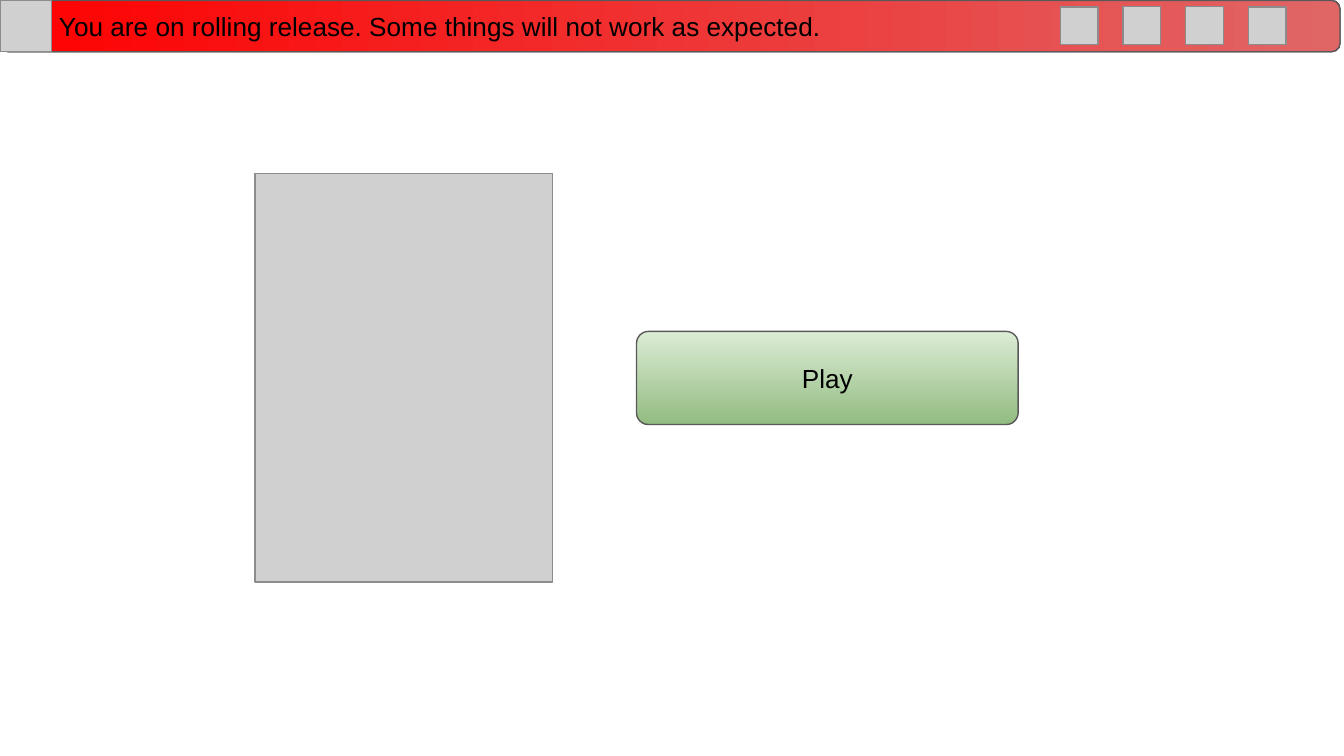
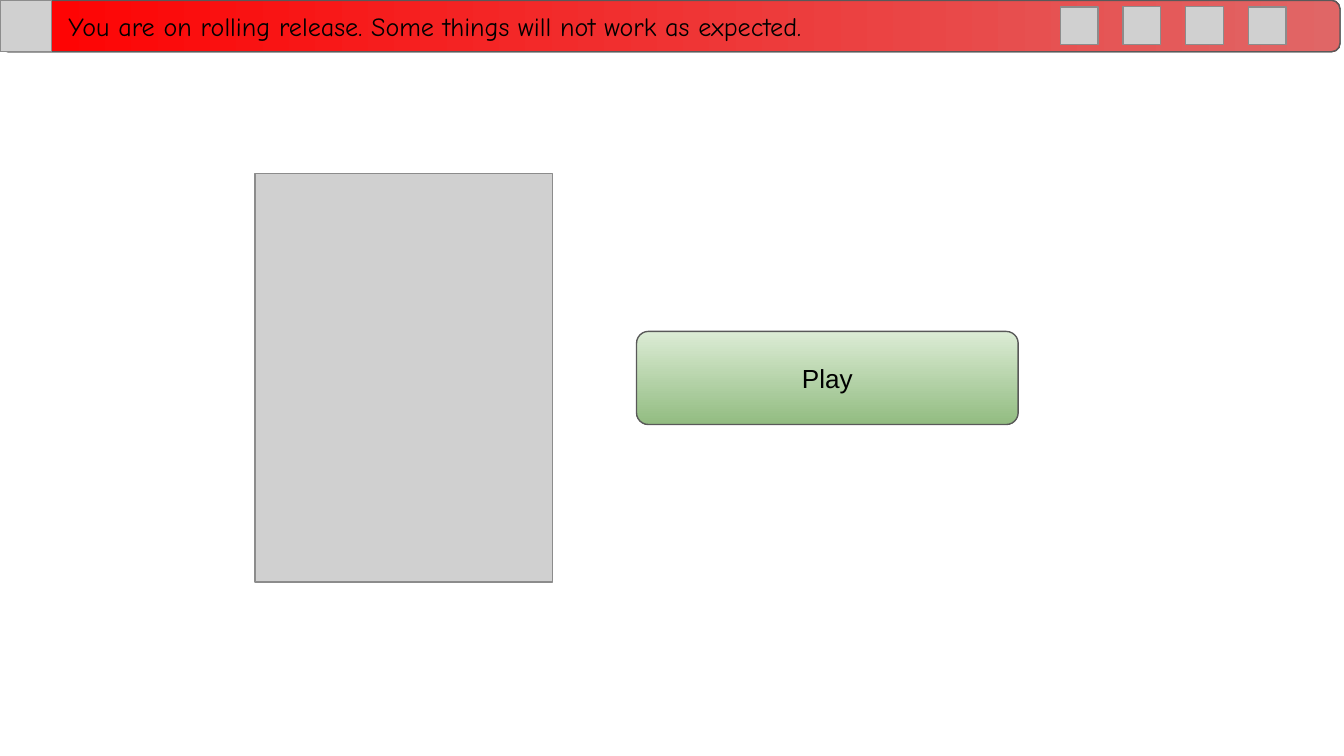
Before and after one commit to RitPigDev/poagy.gs-plus, a slide deck: slide 1 of poagy.gs+.pptx. Drawn at 1344x756 pixels with LibreOffice and Linux fonts; fonts in the diff are those of the drawing; grey boxes stand for pictures; background and template pictures are left out. Boxes give left, top, right and bottom in pixels: in the first picture for what was removed or moved away, otherwise in the second. Text is boxed around its words. In the diff, an @@ line names an element or a change of style, - is before the commit and + after.

```diff
--- a/poagy.gs+.pptx
+++ b/poagy.gs+.pptx
@@ rounded rectangle "You are on rolling release. ..." at (x1=0, y1=0, x2=1340, y2=51): font Arial to Comic Neue @@
```
Also in this commit, not shown: 10 other slides changed, 4 slides added, 1 slide removed.
